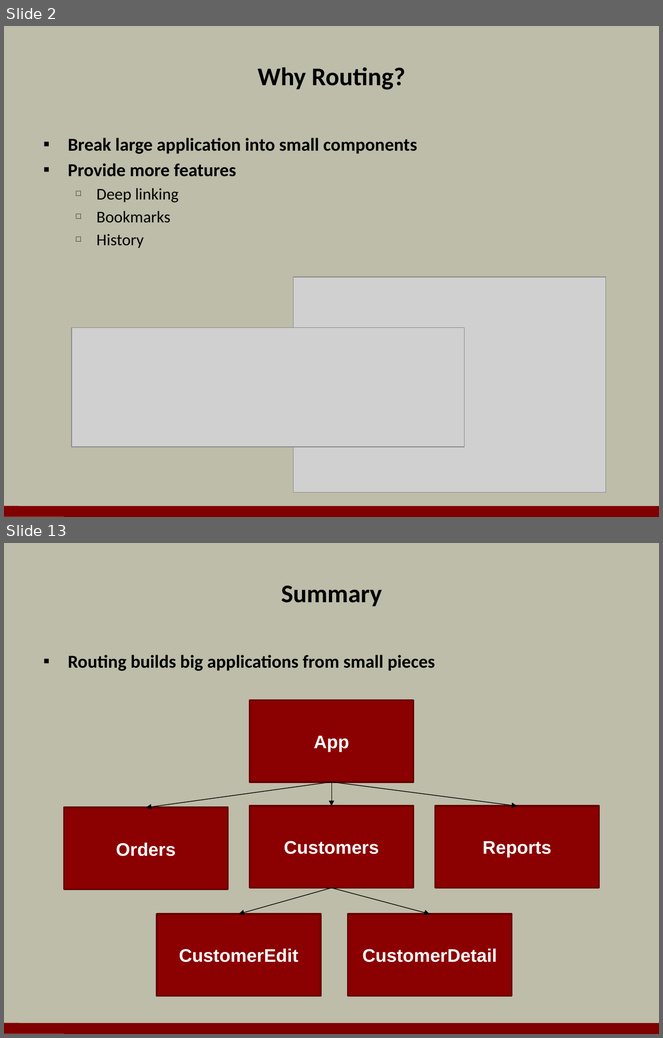
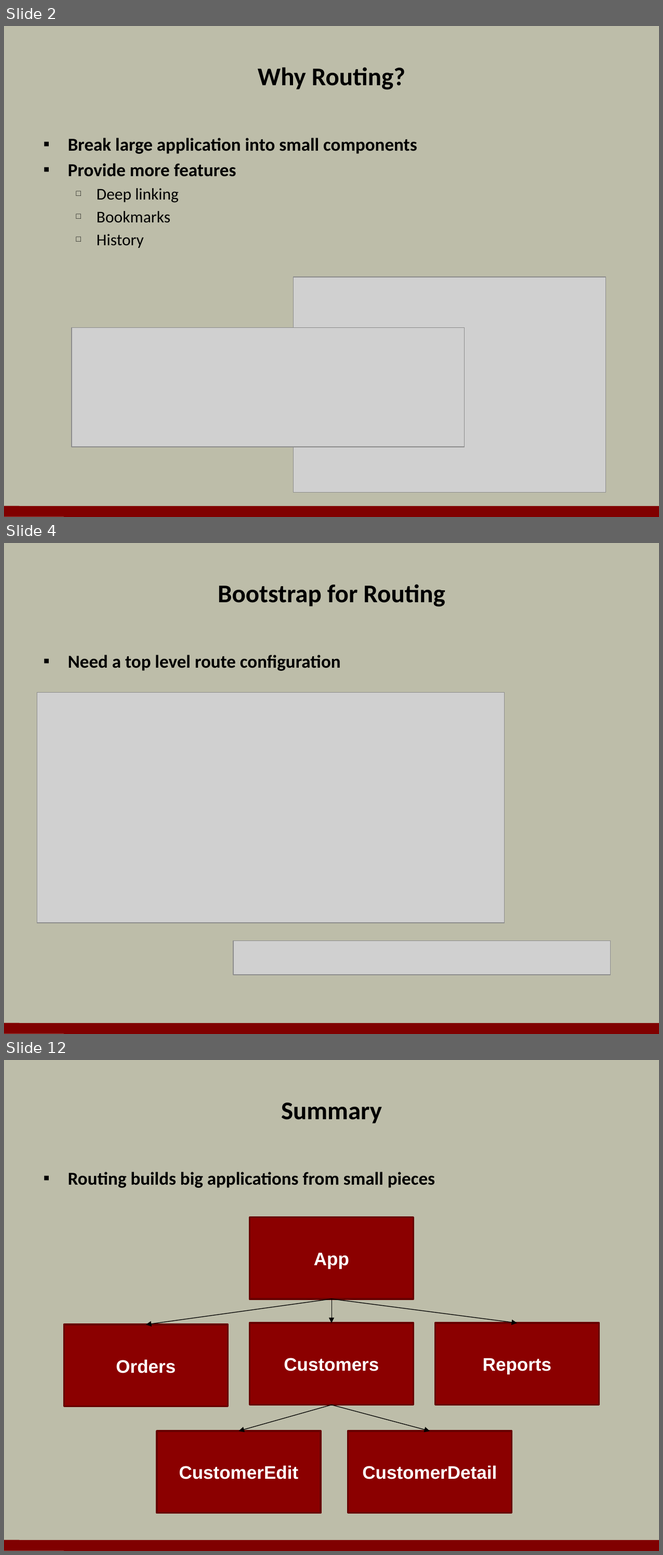
Before and after one commit to OdeToCode/classes, a slide deck: angular2/slides/03_Routing.pptx. Shown one above the other, each under a label of ours: slides 2 and 13 before the commit, slides 2, 4 and 12 after it; the slides between them are not shown. The pictures are 663x1038 and 663x1555 pixels, drawn with LibreOffice and Linux fonts; fonts in the diff are those of the drawing; grey boxes stand for pictures; background and template pictures are left out. Boxes give left, top, right and bottom in pixels: in the first picture for what was removed or moved away, otherwise in the second. Text is boxed around its words. In the diff, an @@ line names an element or a change of style, - is before the commit and + after.

```diff
--- a/angular2/slides/03_Routing.pptx
+++ b/angular2/slides/03_Routing.pptx
@@ slide 4 added at box(4, 543, 659, 1034), background #BDBDA9; not listed: 1 template element that a slide beside it also shows @@
@@ title added at box(218, 584, 445, 607), 28 pt, text #000000, bold @@
+Bootstrap for Routing
@@ text added at box(68, 655, 341, 671), 20 pt, text #000000, bold @@
+▪ Need a top level route configuration
@@ picture added at box(37, 692, 505, 923) @@
@@ picture added at box(233, 941, 611, 975) @@
@@ what was slide 13 is now slide 12 @@
```
Also in this commit, not shown: 8 slides changed, 2 slides removed, 1 other file.
